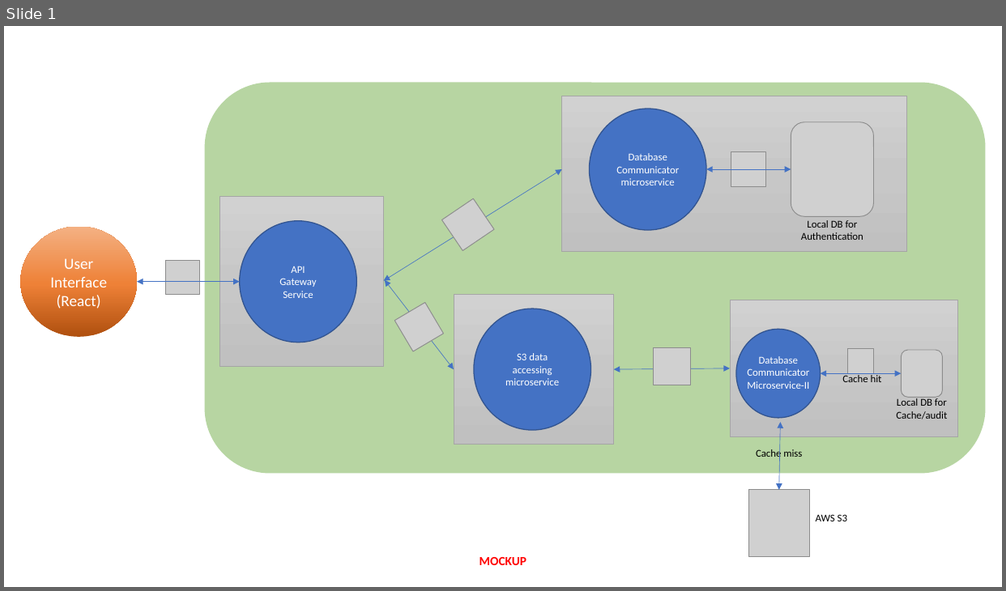
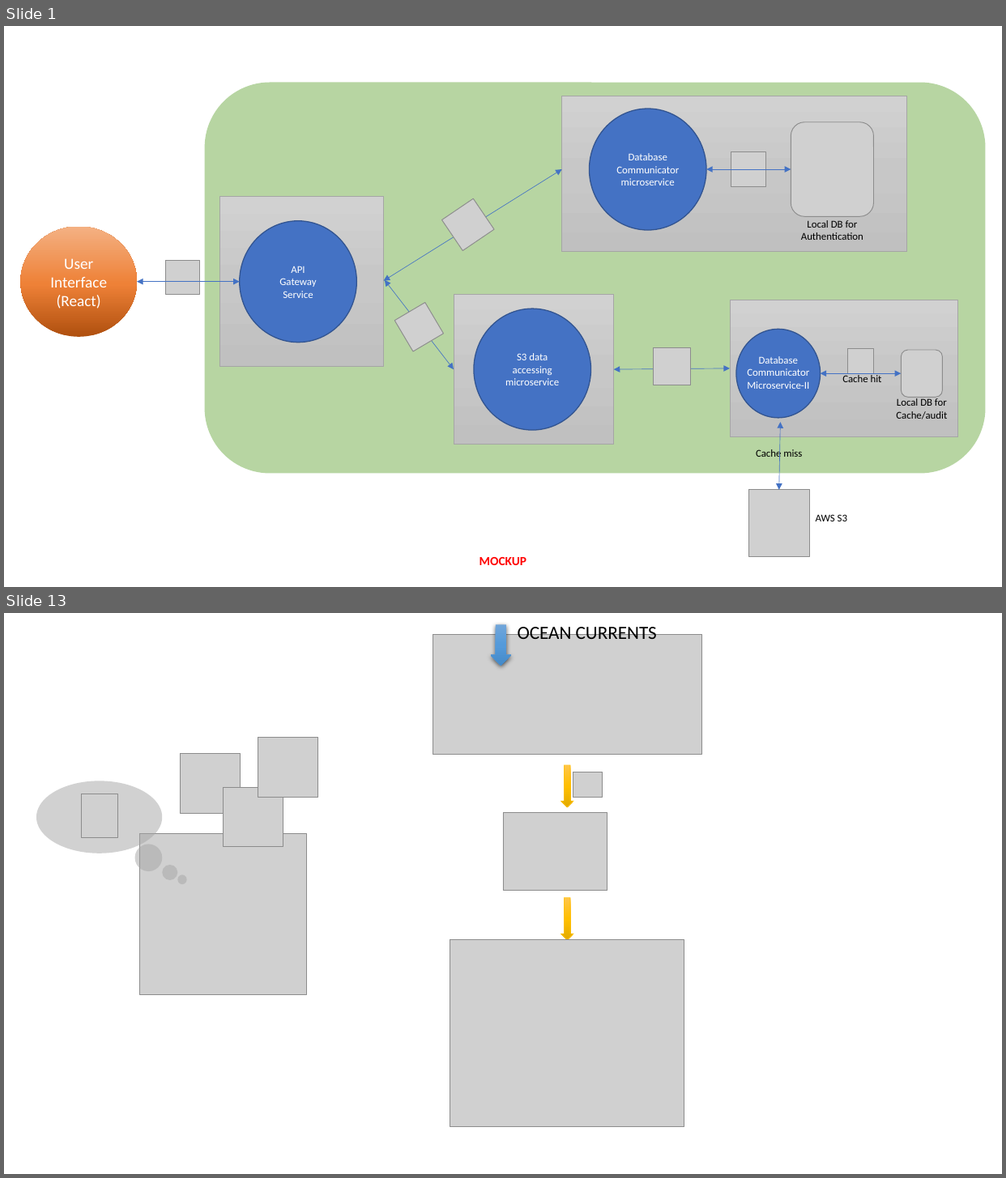
Before and after one commit to airavata-courses/scapsulators, a slide deck: Documentation/Microservices-Overview/Project-1.pptx. Shown one above the other, each under a label of ours: slide 1 before the commit, slides 1 and 13 after it; the slides between them are not shown. The pictures are 1006x591 and 1006x1178 pixels, drawn with LibreOffice and Linux fonts; fonts in the diff are those of the drawing; grey boxes stand for pictures. Boxes give left, top, right and bottom in pixels: in the first picture for what was removed or moved away, otherwise in the second. Text is boxed around its words. In the diff, an @@ line names an element or a change of style, - is before the commit and + after.

```diff
--- a/Documentation/Microservices-Overview/Project-1.pptx
+++ b/Documentation/Microservices-Overview/Project-1.pptx
@@ slide 13 added at (4, 613, 1002, 1174), background #FFFFFF @@
@@ picture added at (433, 634, 701, 755) @@
@@ down arrow added at (491, 625, 512, 666), fill gradient #71A6DB to #559BDB to #448ACA @@
@@ text added at (518, 624, 657, 639), 18 pt, text #000000 @@
+OCEAN CURRENTS
@@ picture added at (181, 754, 241, 814) @@
@@ picture added at (258, 737, 318, 797) @@
@@ ellipse added at (36, 781, 162, 854), fill #A5A5A5 at 50% opacity @@
@@ down arrow added at (561, 765, 573, 807), fill gradient #FFC64B to #FFC000 to #E3AB00, outline #FFC000 0.5 pt @@
@@ picture added at (573, 773, 602, 797) @@
@@ picture added at (81, 794, 117, 837) @@
@@ picture added at (224, 787, 283, 847) @@
@@ picture added at (503, 813, 607, 891) @@
@@ ellipse added at (135, 845, 162, 871), fill #A5A5A5 at 50% opacity @@
@@ picture added at (139, 833, 306, 995) @@
@@ ellipse added at (162, 865, 177, 881), fill #A5A5A5 at 50% opacity @@
@@ ellipse added at (177, 875, 187, 884), fill #A5A5A5 at 50% opacity @@
@@ down arrow added at (561, 898, 573, 940), fill gradient #FFC64B to #FFC000 to #E3AB00, outline #FFC000 0.5 pt @@
@@ picture added at (450, 940, 684, 1127) @@
```
Also in this commit, not shown: 12 other slides added, 3 other files.
